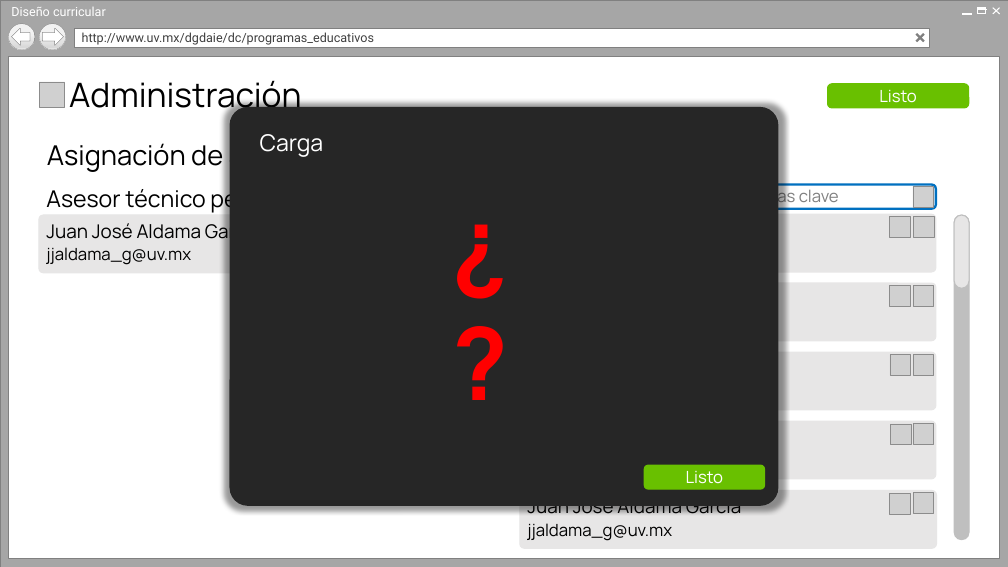
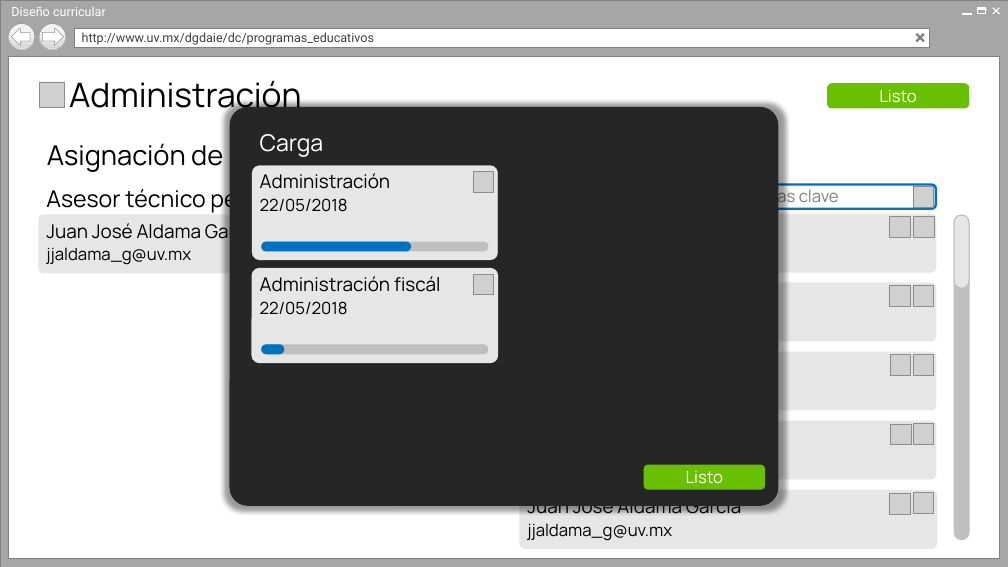
Before and after one commit to Senzho/DISENO_CURRICULAR_SS_05_2019, a slide deck: slide 8 of Diseño/Prototipos V2.pptx. Drawn at 1008x567 pixels with LibreOffice and Linux fonts; fonts in the diff are those of the drawing; grey boxes stand for pictures; background and template pictures are left out. Boxes give left, top, right and bottom in pixels: in the first picture for what was removed or moved away, otherwise in the second. Text is boxed around its words. In the diff, an @@ line names an element or a change of style, - is before the commit and + after.

```diff
--- a/Diseño/Prototipos V2.pptx
+++ b/Diseño/Prototipos V2.pptx
@@ text removed at (445,237,559,363) @@
-¿?
@@ group added at (252,166,498,363): 6 rounded rectangles, 4 texts, 2 pictures @@
+Administración
+22/05/2018
+Administración fiscál
+22/05/2018
```
Also in this commit, not shown: 2 other slides changed.
